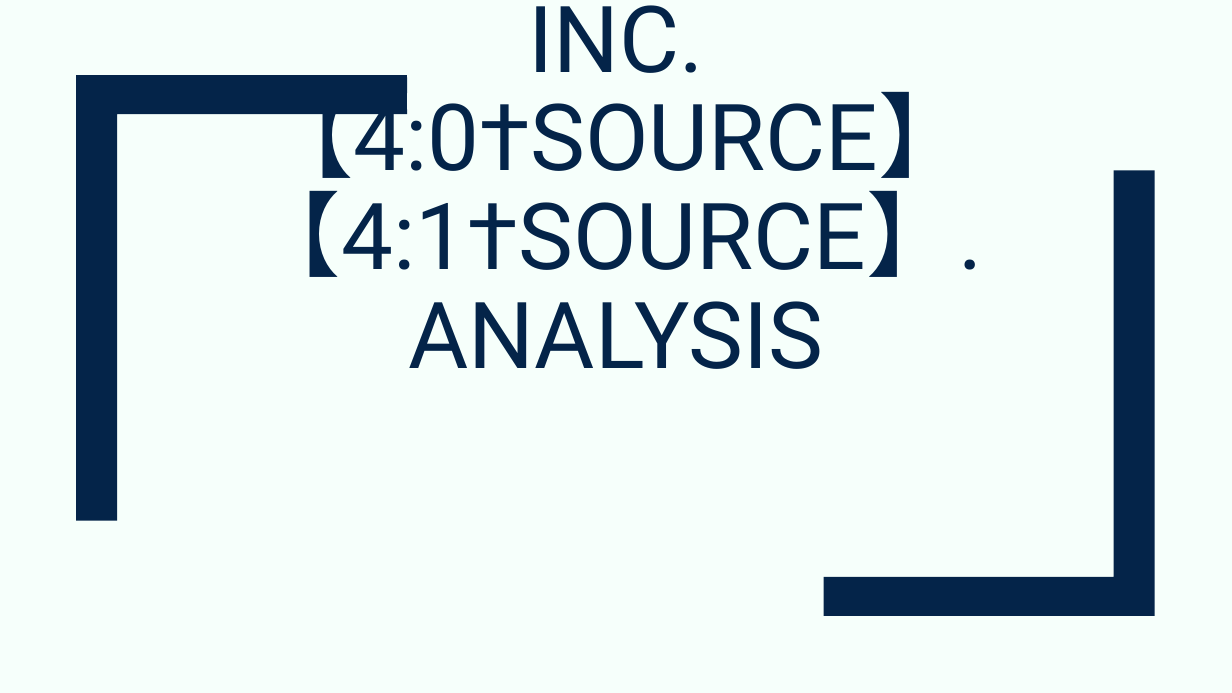
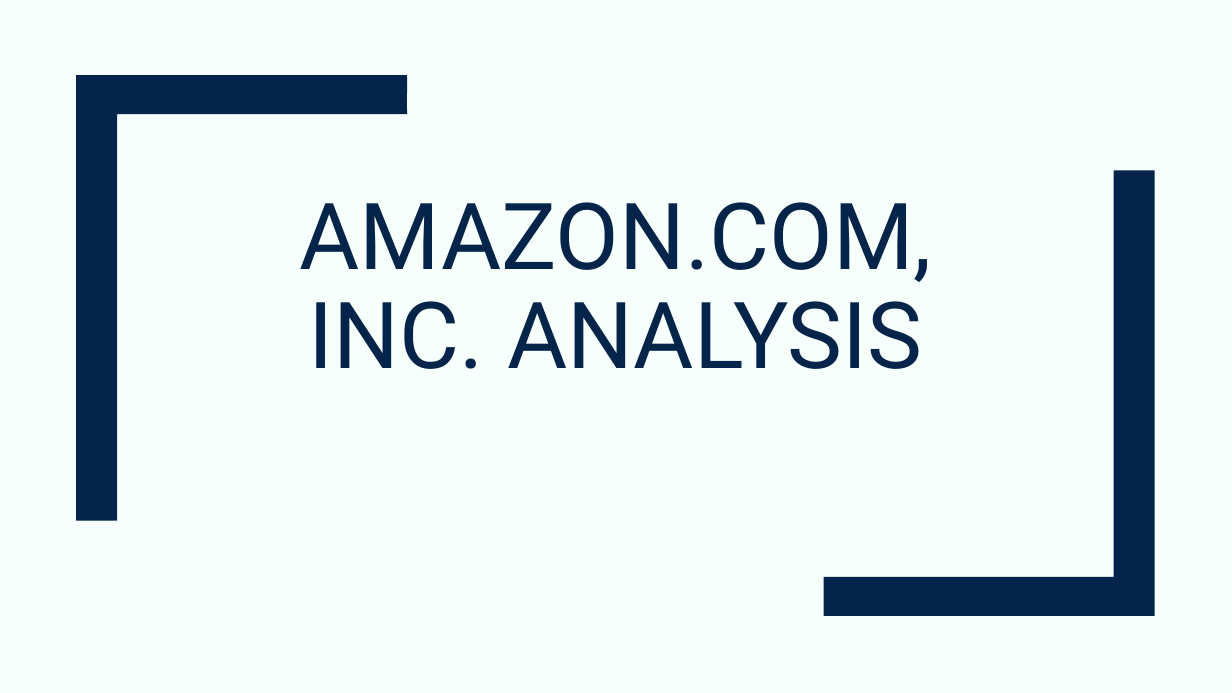
Before and after one commit to devangovind/AMUCLDISS, a slide deck: slide 1 of fastapi-backend/app/pres/output.pptx. Drawn at 1232x693 pixels with LibreOffice and Linux fonts; fonts in the diff are those of the drawing. Boxes give left, top, right and bottom in pixels: in the first picture for what was removed or moved away, otherwise in the second. Text is boxed around its words. In the diff, an @@ line names an element or a change of style, - is before the commit and + after.

```diff
--- a/fastapi-backend/app/pres/output.pptx
+++ b/fastapi-backend/app/pres/output.pptx
@@ title at [300, 202, 932, 369]: text changed @@
-AMAZON.COM, INC. 【4:0†SOURCE】【4:1†SOURCE】. ANALYSIS
+AMAZON.COM, INC. ANALYSIS
```
Also in this commit, not shown: 7 other slides changed, 4 other files.
